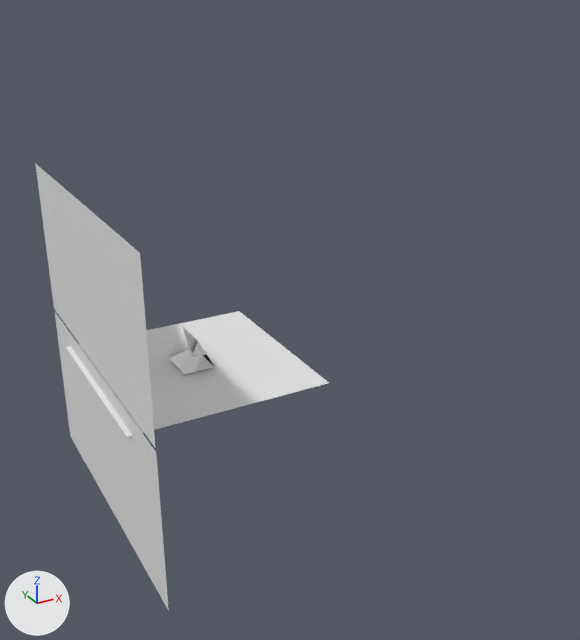
Renders of the Blender file Prism/prism.blend from each side of a commit.
The view is the same before and after, from a 50 mm camera at (-13.0, -33.9, 18.2) aimed at (4.9, -1.2, 1.9). The axes (+X, +Y, +Z) are drawn at lower left. The lights are the same throughout.
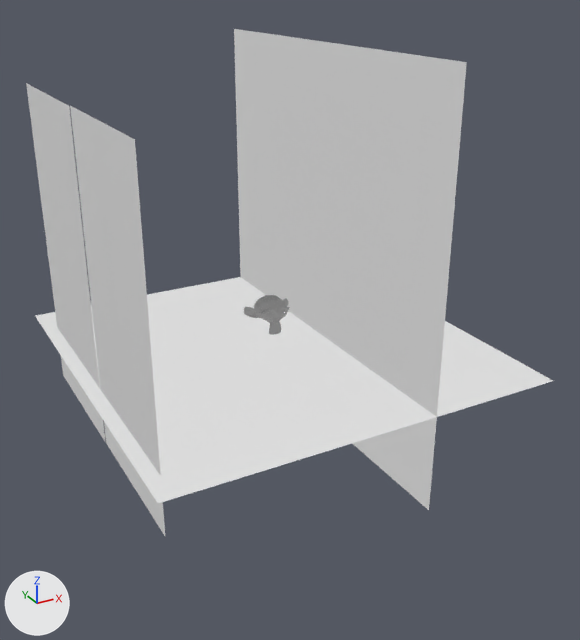
The change, as a list of edits to the scene's bpy script:
```text
Add mat_material:
    mat_material = principled_material('Material')
    mat_material.base_color = (0.8, 0.8, 0.8)  # white #e7e7e7
    mat_material.specular_ior_level = 0.0
Add me_suzanne:
    me_suzanne.from_pydata(...)  # 507 vertices, 500 faces; spans x -1.37..1.37, y -0.85..0.85, z -0.98..0.98
    me_suzanne.materials.append(mat_material_001)
Add me_plane_003:
    me_plane_003.from_pydata([(-1.0, -1.0, 0.0), (1.0, -1.0, 0.0), (-1.0, 1.0, 0.0), (1.0, 1.0, 0.0)], [], [(0, 1, 3, 2)])
    me_plane_003.materials.append(mat_material)  # white #e7e7e7
Change ob_plane:
    ob_plane.location: (0.0, 0.0, 0.0) -> (4.53, 0.0, 0.0)
    ob_plane.scale: (1.0, 1.0, 1.0) -> (2.0, 2.0, 1.0)
    add ob_plane.visible_diffuse = False
    add ob_plane.visible_glossy = False
    add ob_plane.visible_transmission = False
    add ob_plane.visible_shadow = False
Remove ob_cube:
    ob_cube = bpy.data.objects.new('Cube', me_cube_001)
    ob_cube.location = (0.0, 0.0, 0.89)
    ob_cube.scale = (0.8, 1.0, 0.8)
Change ob_plane_001:
    ob_plane_001.location: (-4.76, 0.0, 5.04) -> (-4.76, -4.38, 5.04)
    ob_plane_001.rotation_euler: (0.0, 1.571, 0.0) -> (1.571, 0.0, 1.571)  # degrees (0, 90, 0) -> degrees (90, 0, 90)
    add ob_plane_001.visible_diffuse = False
    add ob_plane_001.visible_glossy = False
    add ob_plane_001.visible_transmission = False
    add ob_plane_001.visible_shadow = False
Change ob_plane_002:
    ob_plane_002.location: (-4.76, -0.05, -3.1) -> (-4.76, 3.76, 5.0)
    ob_plane_002.rotation_euler: (0.0, 1.571, 0.0) -> (1.571, 0.0, 1.571)  # degrees (0, 90, 0) -> degrees (90, 0, 90)
Add ob_suzanne:
    ob_suzanne = bpy.data.objects.new('Suzanne', me_suzanne)
    ob_suzanne.location = (5.33, 1.7, 1.0)
    ob_suzanne.visible_diffuse = False
    ob_suzanne.visible_glossy = False
    ob_suzanne.visible_transmission = False
    ob_suzanne.visible_shadow = False
Add ob_plane_003:
    ob_plane_003 = bpy.data.objects.new('Plane.003', me_plane_003)
    ob_plane_003.location = (7.5, 0.02, 4.97)
    ob_plane_003.rotation_euler = (0.0, 1.571, 0.0)  # degrees (0, 90, 0)
    ob_plane_003.scale = (10.0, 10.0, 1.0)
    ob_plane_003.visible_diffuse = False
    ob_plane_003.visible_glossy = False
    ob_plane_003.visible_transmission = False
    ob_plane_003.visible_shadow = False
```

Boxes (x1, y1, x2, y2) around the edits, measured in the pictures (580 x 640 px):
'Plane.003', added
    after: (234, 29, 467, 510)
'Plane', moved, rescaled
    before: (66, 311, 329, 437)
    after: (35, 277, 553, 503)
'Plane.001', moved, turned
    before: (35, 163, 155, 447)
    after: (70, 106, 165, 536)
'Plane.002', moved, turned
    before: (55, 313, 169, 611)
    after: (26, 83, 106, 443)
'Cube', deleted
    before: (170, 326, 214, 374)
'Suzanne', added
    after: (244, 295, 290, 335)
